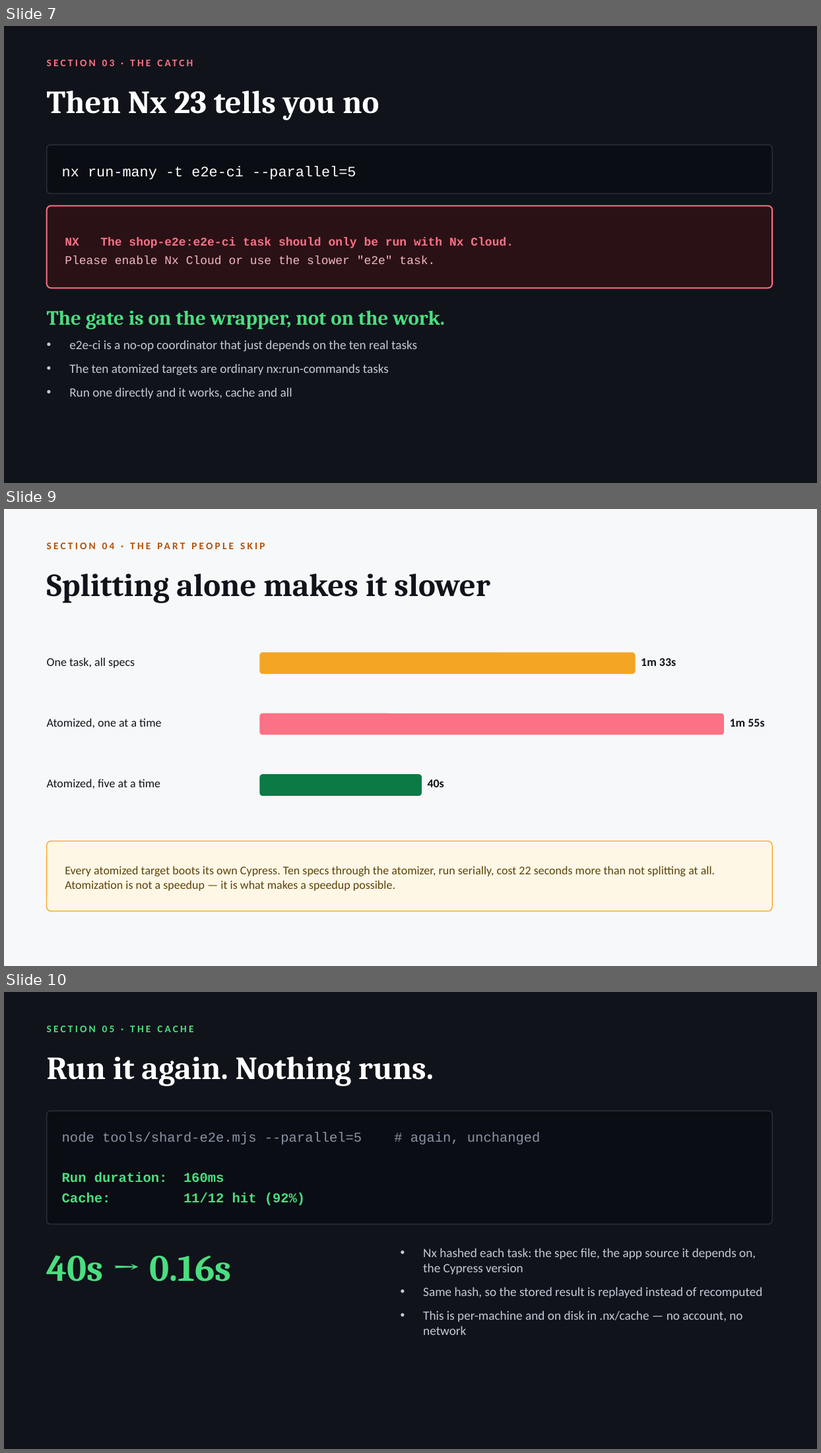
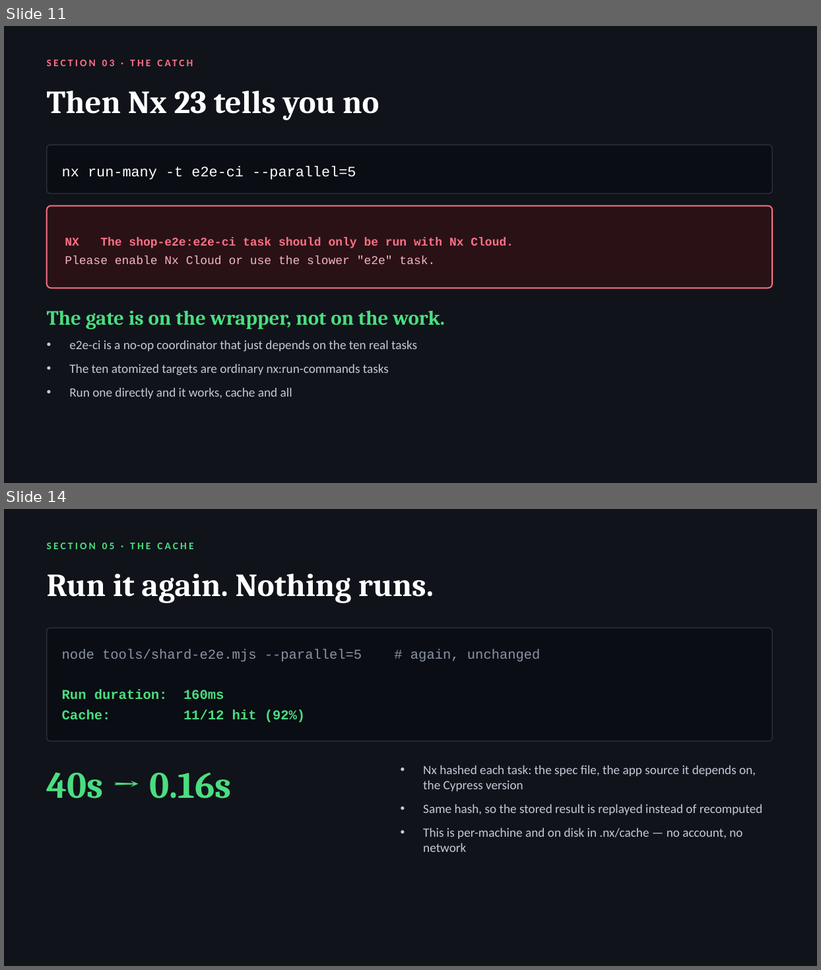
Before and after one commit to radzivil/nx-scaling-e2e-tests-with-atomizer, a slide deck: talk/Scaling-E2E-Tests-with-Nx.pptx. Shown one above the other, each under a label of ours: slides 7, 9 and 10 before the commit, slides 11 and 14 after it; the slides between them are not shown. The pictures are 821x1453 and 821x970 pixels, drawn with LibreOffice and Linux fonts; fonts in the diff are those of the drawing. Boxes give left, top, right and bottom in pixels: in the first picture for what was removed or moved away, otherwise in the second. Text is boxed around its words. In the diff, an @@ line names an element or a change of style, - is before the commit and + after.

```diff
--- a/talk/Scaling-E2E-Tests-with-Nx.pptx
+++ b/talk/Scaling-E2E-Tests-with-Nx.pptx
@@ slide 9 removed at [4,509,817,966], background #F7F8FA @@
@@ text removed at [47,574,490,603] @@
-Splitting alone makes it slower
@@ text removed at [47,657,135,668] @@
-One task, all specs
@@ rounded rectangle removed at [260,653,636,674] @@
@@ text removed at [641,658,676,666] @@
-1m 33s
@@ text removed at [47,718,161,728] @@
-Atomized, one at a time
@@ rounded rectangle removed at [260,714,724,735] @@
@@ text removed at [730,719,764,727] @@
-1m 55s
@@ text removed at [47,779,160,789] @@
-Atomized, five at a time
@@ rounded rectangle removed at [260,775,421,795] @@
@@ text removed at [428,780,444,788] @@
-40s
@@ rounded rectangle removed at [47,842,773,912] @@
@@ text removed at [65,866,715,891] @@
-Every atomized target boots its own Cypress. Ten specs through the atomizer, run serially, cost 22 seconds more than not splitting at all. Atomization is not a speedup — it is what makes a speedup possible.
@@ text removed at [373,866,389,875] @@
-SECTION 04 · THE PART PEOPLE SKIP
@@ what was slide 7 is now slide 11 @@
@@ what was slide 10 is now slide 14 @@
```
Also in this commit, not shown: 1 slide changed, 13 slides added, 7 other slides removed, 8 other files.
